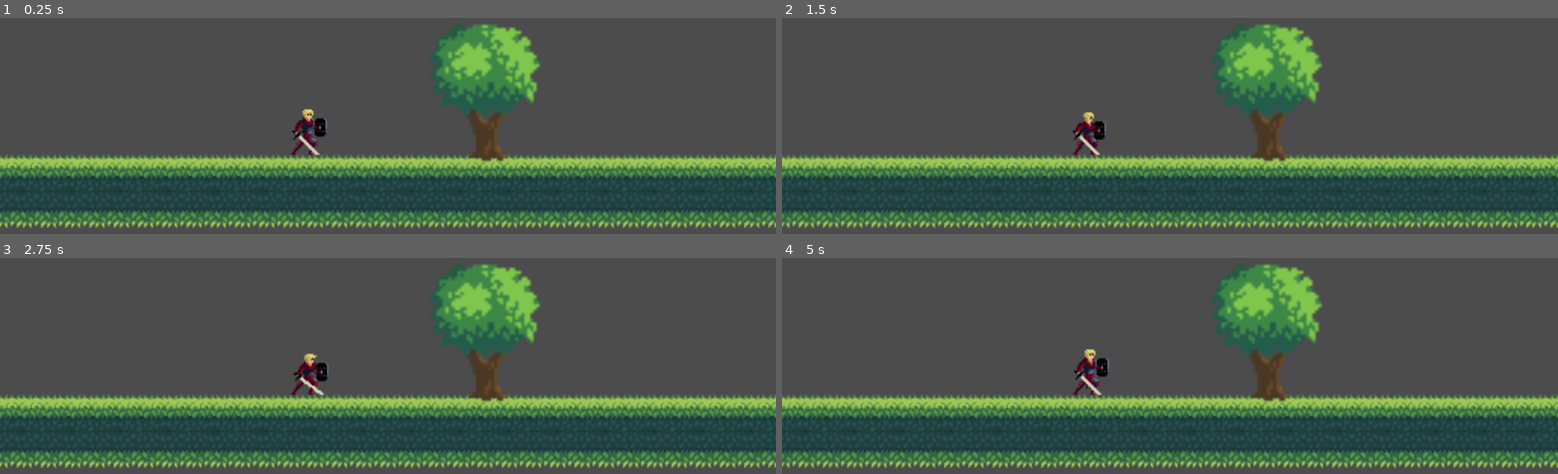
Above: before the commit, frames 1-4 (two rows, left to right).
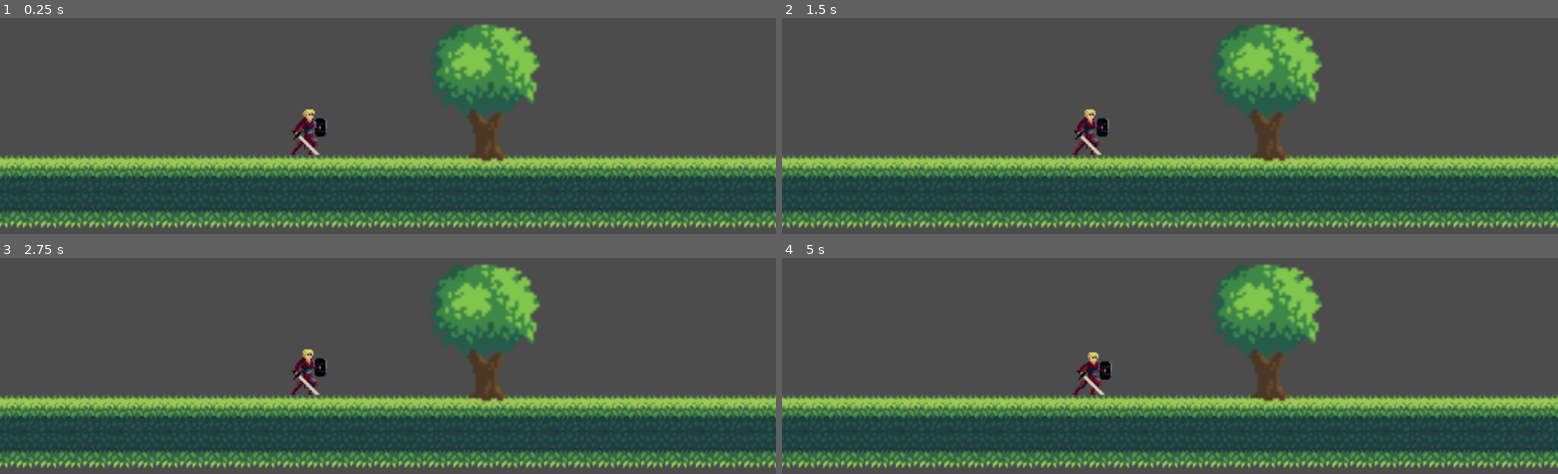
Above: after the commit, the same moments.

Repository: Dadissimo/Sidescroller
Game: Godot game, scene res://Scenes/TestScene.tscn
The game is run twice, just before and just after one commit, with the same random seed, the same clock (stepped at 60 frames per second) and the same inputs.
Inputs:
- Up to frame 1 (0.25 s): no input
- Up to frame 2 (1.5 s): tap Enter (ui_accept) at 0.5, 0.6, 0.77, 1.07, 1.35 s
- Up to frame 3 (2.75 s): tap Enter (ui_accept) at 1.52, 1.82, 2.1 s
- Up to frame 4 (5 s): tap Enter (ui_accept) at 2.85, 3.02, 3.32, 3.6, 3.77, 4.07, 4.35, 4.52, 4.82 s; tap P (debugPrint) at 4.15 s

The runs differ from the first frame. In frame 1, 0.1% of the frame differs, in the area x 38-41%, y 42-61%; in frame 2, 0.5%; in frame 3, 0.5%; in frame 4, 0.5%, in the area x 37-43%, y 42-64%.

Commit message:
Actions

Diff:
--- a/Scenes/Axeman.tscn
+++ b/Scenes/Axeman.tscn
@@ -145,7 +145,7 @@
 [node name="Sprite" type="AnimatedSprite" parent="."]
 frames = SubResource( 24 )
 animation = "Idle"
-frame = 11
+frame = 3
 playing = true
 
 [node name="Collider" type="CollisionShape2D" parent="."]
--- /dev/null
+++ b/Scripts/Action.gd
@@ -0,0 +1,16 @@
+extends Node
+
+var actionName
+var cost
+
+var targetStat
+
+func baseSetup(_actionName, _targetStat, _cost):
+	actionName = _actionName
+	targetStat = _targetStat
+	cost = _cost
+
+func execute(executioner, target):
+	print(executioner.entityName + ' executed ' + actionName)
+	target.looseHealth(executioner.currentAttack)
+	executioner.currentEnergy = executioner.currentEnergy - cost
--- /dev/null
+++ b/Scripts/Attack.gd
@@ -0,0 +1,4 @@
+extends "res://Scripts/Offensive.gd"
+
+func _init():
+	setup('Axeswing', 2, Globals.HP, 1)
--- a/Scripts/Axeman.gd
+++ b/Scripts/Axeman.gd
@@ -1,10 +1,11 @@
 extends "res://Scripts/Character.gd"
 
+const attack = preload("res://Scripts/Attack.gd")
+
 func _ready():
-	setupStats(12, 8, 4, 2)
+	setupStats('Axeman', 12, 8, 4, 2)
+	if (Globals.printStats): printStats()
+	addAction(attack.new())
 
 func attack(target):
-	target.looseHealth(currentAttack)
-	print('Axeman is attacking')
-	print('Axeman did ' + str(currentAttack) + ' damage')
-	print('Enemy has ' + str(target.currentHealth) + ' health left')
+	actions[0].execute(self, target)
--- a/Scripts/Character.gd
+++ b/Scripts/Character.gd
@@ -1,5 +1,5 @@
 extends "res://Scripts/Entity.gd"
 
-func _process(delta):
-	if Input.is_action_just_released("debugPrint"):
+func _process(_delta):
+	if (Globals.printStats && Input.is_action_just_released("debugPrint")):
 		printStats()
--- /dev/null
+++ b/Scripts/Defensive.gd
@@ -0,0 +1,4 @@
+extends "res://Scripts/Action.gd"
+
+func setup(_actionName, _targetStat, _cost):
+	baseSetup(_actionName, _targetStat, _cost)
--- a/Scripts/Entity.gd
+++ b/Scripts/Entity.gd
@@ -1,5 +1,6 @@
 extends Node
 
+var entityName
 var maxHealth = 0
 var maxEnergy = 0
 var maxAttack = 0
@@ -10,23 +11,43 @@
 var currentAttack
 var currentDefense
 
-func setupStats(health, energy, attack, defense):
-	maxHealth = health
-	maxEnergy = energy
-	maxAttack = attack
-	maxDefense = defense
-	currentHealth = health
-	currentEnergy = energy
-	currentAttack = attack
-	currentDefense = defense
+var isDead = false
+
+var actions = []
+
+func addAction(action):
+	actions.append(action);
+
+func setupStats(_name, _health, _energy, _attack, _defense):
+	entityName = _name
+	maxHealth = _health
+	maxEnergy = _energy
+	maxAttack = _attack
+	maxDefense = _defense
+	currentHealth = _health
+	currentEnergy = _energy
+	currentAttack = _attack
+	currentDefense = _defense
 
 func looseHealth(dmg):
-	currentHealth = currentHealth - dmg
+	var blocked = max(1, dmg - currentDefense)
+	currentHealth = currentHealth - blocked
+
+	if (currentHealth <= 0):
+		processDeath()
+	else:
+		print(entityName + ' has ' + str(currentHealth) + ' health left')
+
+func processDeath():
+	isDead = true
+	print(entityName + ' died')
 
 func looseEnergy(dmg):
 	currentEnergy = currentEnergy - dmg
 
-func printStats():
+func printStats(message = ''):
+	if (message != ''): print(message)
+	print('Entity name: ' + entityName)
 	print('CurrentHealth: ' + str(currentHealth))
 	print('CurrentEnergy: ' + str(currentEnergy))
 	print('CurrentAttack: ' + str(currentAttack))
--- /dev/null
+++ b/Scripts/Globals.gd
@@ -0,0 +1,4 @@
+extends Node
+
+const printStats = true
+enum {HP, EP, ATK, DEF}
--- /dev/null
+++ b/Scripts/Idle.gd
@@ -0,0 +1,4 @@
+extends "res://Scripts/Defensive.gd"
+
+func _init():
+	setup('Idle', Globals.HP, 0)
--- a/Scripts/Obstacle.gd
+++ b/Scripts/Obstacle.gd
@@ -1 +1 @@
-extends "res://Scripts/Entity.gd"
+extends "res://Scripts/Opponent.gd"
--- /dev/null
+++ b/Scripts/Offensive.gd
@@ -0,0 +1,7 @@
+extends "res://Scripts/Action.gd"
+
+var damage
+
+func setup(_actionName, _damage, _targetStat, _cost):
+	baseSetup(_actionName, _targetStat, _cost)
+	damage = _damage
--- /dev/null
+++ b/Scripts/Opponent.gd
@@ -0,0 +1,4 @@
+extends "res://Scripts/Entity.gd"
+
+func executeTurn():
+	print(entityName + ' is idling')
--- a/Scripts/Tree.gd
+++ b/Scripts/Tree.gd
@@ -1,8 +1,8 @@
 extends "res://Scripts/Obstacle.gd"
 
+const idle = preload("res://Scripts/Idle.gd")
+
 func _ready():
-	setupStats(20, 0, 0, 1)
-	printStats()
-
-func executeTurn():
-	print('Tree is doing something')
+	setupStats('Tree', 20, 0, 0, 1)
+	if (Globals.printStats): printStats()
+	addAction(idle.new())
--- a/Scripts/TurnObserver.gd
+++ b/Scripts/TurnObserver.gd
@@ -6,11 +6,16 @@
 onready var player = get_node("Axeman")
 onready var oponent = get_node("Tree")
 
-func _process(delta):
+func _process(_delta):
+	if (oponent.isDead):
+		return
+
 	if (playerTurn && Input.is_action_just_released("ui_accept")):
 		player.attack(oponent)
 		playerTurn = false
+		return
 
 	if (!playerTurn):
 		oponent.executeTurn()
 		playerTurn = true
+		return
--- a/project.godot
+++ b/project.godot
@@ -19,6 +19,10 @@
 run/main_scene="res://Scenes/TestScene.tscn"
 config/icon="res://icon.png"
 
+[autoload]
+
+Globals="*res://Scripts/Globals.gd"
+
 [input]
 
 debugPrint={
